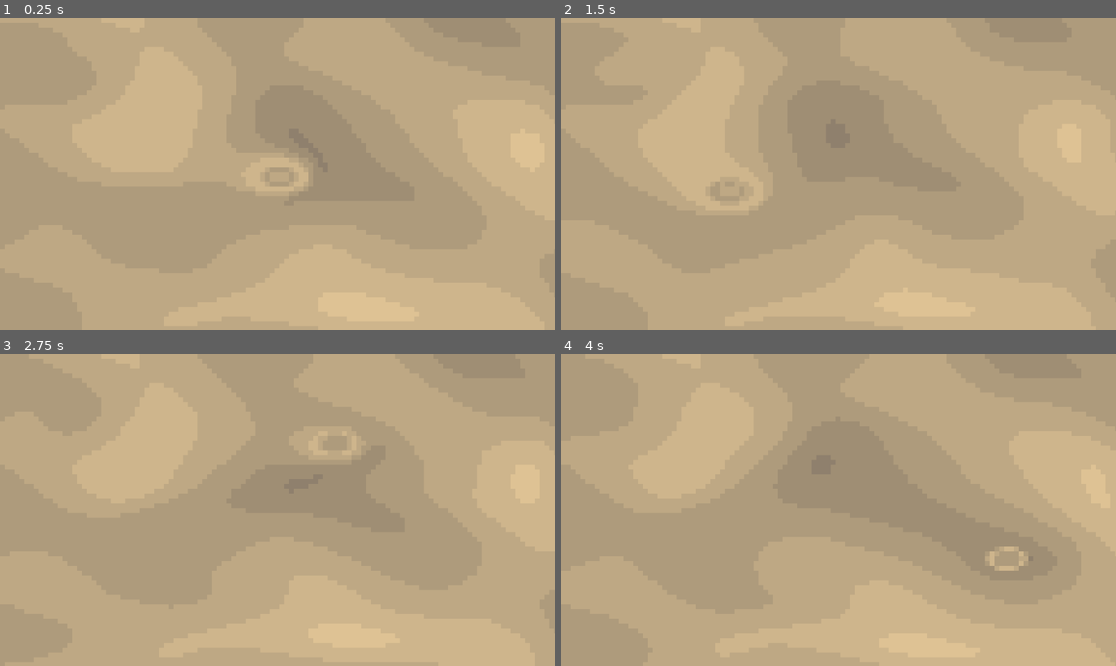
Above: before the commit, frames 1-4 (two rows, left to right).
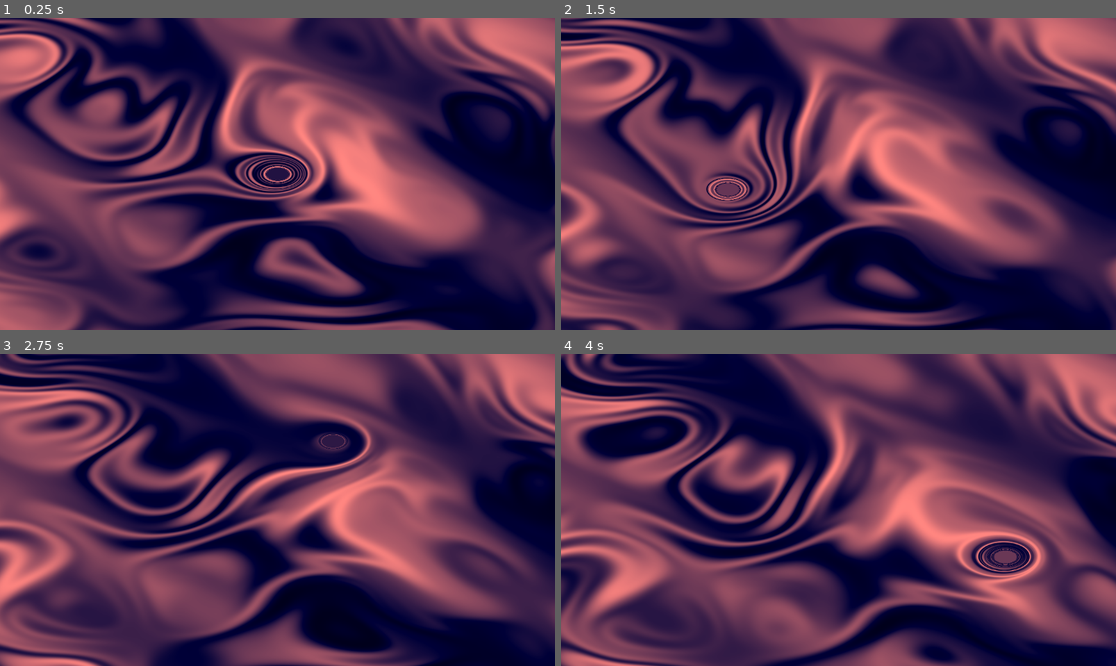
Above: after the commit, the same moments.

Repository: arrowira/godotShaderFractal
Game: Godot game, scene res://main.tscn
Two runs of this game, one before a commit and one after it. Both use one fixed random seed, a clock stepped at 60 frames per second and the inputs below.
Inputs (mouse positions are in pixels of both pictures, inside the frame that each line leads up to):
- Up to frame 1 (0.25 s): no input
- Up to frame 2 (1.5 s): move the mouse to (960, 158) at 0.52 s; move the mouse to (727, 189) at 1.27 s
- Up to frame 3 (2.75 s): move the mouse to (333, 441) at 2.02 s
- Up to frame 4 (4 s): move the mouse to (810, 572) at 2.77 s; move the mouse to (1005, 556) at 3.52 s

The runs differ from the first frame. In frame 1, 100% of the frame differs, in the area x 0-100%, y 0-100%; in frame 2, 100%; in frame 3, 100%; in frame 4, 100%.

Commit message:
color changes

Diff:
--- a/fractal/main.tscn
+++ b/fractal/main.tscn
@@ -5,13 +5,13 @@
 
 [sub_resource type="ShaderMaterial" id="ShaderMaterial_0xm2m"]
 shader = ExtResource("1_ig7tw")
-shader_parameter/innerColor = Color(0.68407565, 0.60691214, 0.48709005, 1)
-shader_parameter/outerColor = Color(0.06736552, 0.088287525, 0.18180597, 1)
+shader_parameter/innerColor = Color(0.3393857, 0.17831469, 0.31436306, 1)
+shader_parameter/outerColor = Color(0.8866085, 0.46127003, 0.46886104, 1)
 shader_parameter/scale = 3.0
-shader_parameter/timeMod = 1.0
-shader_parameter/pixelation = 10.0
-shader_parameter/bold = 1.0
-shader_parameter/sharp = 10.0
+shader_parameter/timeMod = 0.1
+shader_parameter/pixelation = 1.0
+shader_parameter/bold = 6.0
+shader_parameter/sharp = 100.0
 shader_parameter/moveSpeed = 0.0
 shader_parameter/focusPoint = Vector2(0.5, 0.5)
 
